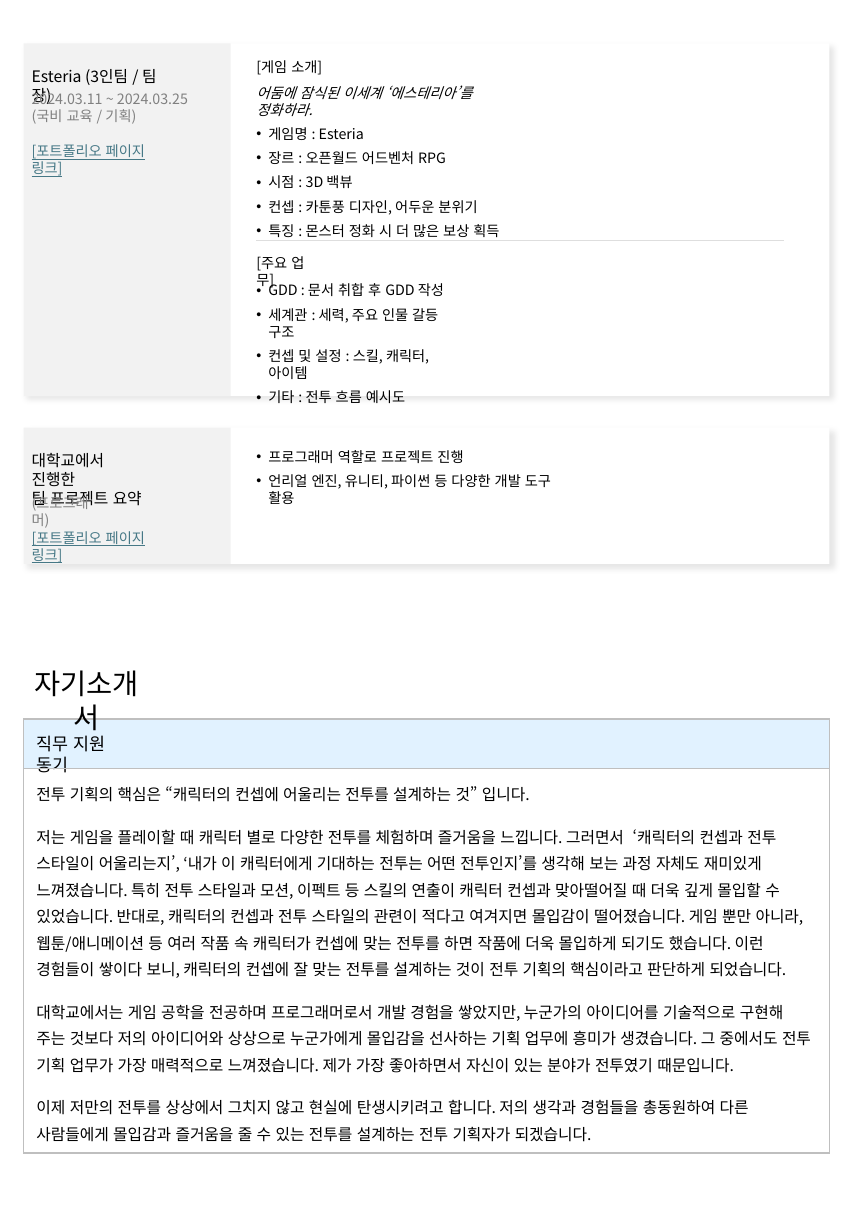
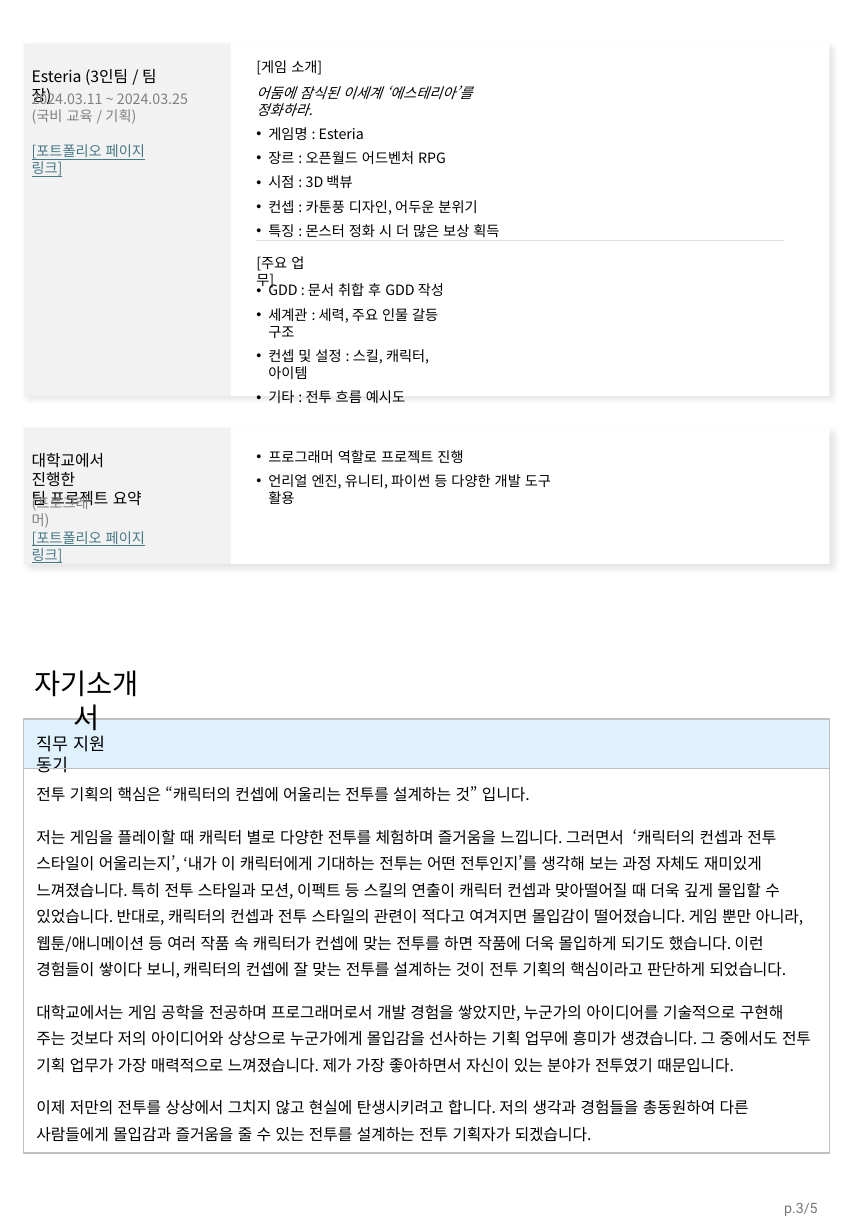
Before and after one commit to hjs0913/GameDesign, a slide deck: slide 3 of 제출 문서 모음/입사지원서(이력서+자소서)/게임기획_홍진선_입사지원서.pptx. Drawn at 853x1232 pixels with LibreOffice and Linux fonts; fonts in the diff are those of the drawing. Boxes give left, top, right and bottom in pixels: in the first picture for what was removed or moved away, otherwise in the second. Text is boxed around its words. In the diff, an @@ line names an element or a change of style, - is before the commit and + after.

```diff
--- a/제출 문서 모음/입사지원서(이력서+자소서)/게임기획_홍진선_입사지원서.pptx
+++ b/제출 문서 모음/입사지원서(이력서+자소서)/게임기획_홍진선_입사지원서.pptx
@@ page number added at <box>784,1203,818,1216</box>, 9 pt, text #797979 @@
+p.3/5
```
Also in this commit, not shown: 4 other slides changed, 1 slide removed, 3 other files.
